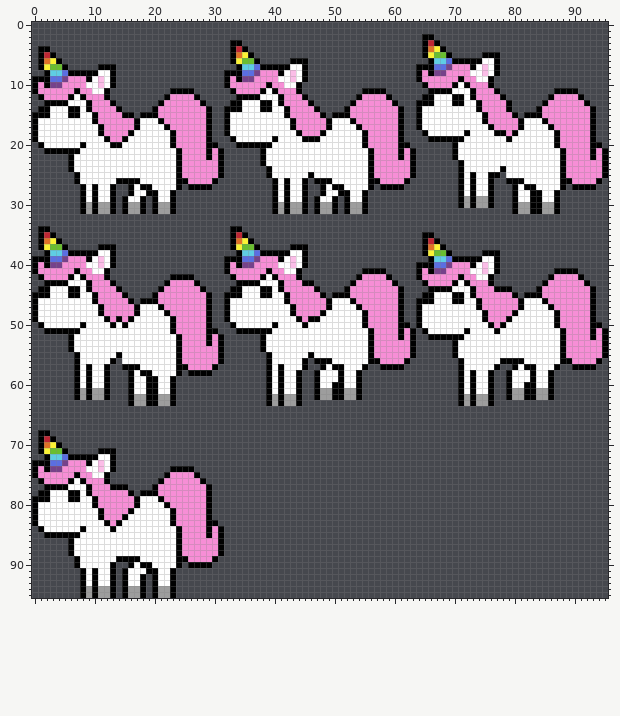
Two states of a sprite sheet, Assets/Sprites/Player/Player Run.png. The picture above is the old version.
The file is 96x96 pixels.
The same view after the edit:
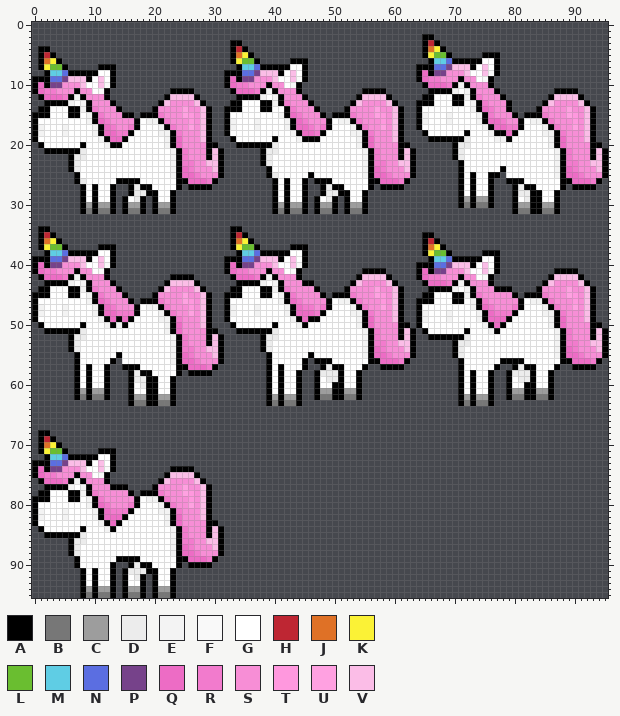
Palette (. is transparent): A #000000  B #777777  C #9d9d9d  D #ececec  E #f3f3f3  F #f9f9f9  G #ffffff  H #be2633  J #df7126  K #fbf236  L #6abe30  M #5fcde4  N #5b6ee1  P #76428a  Q #ed6cc5  R #f27bcd  S #f78ed6  T #ff98de  U #ffa1e1  V #fbbde7
Edits made:
Changed rows in their new state; - is an unchanged pixel.
first column x 1:
 7 ---------------------------------------------------------------------VVV----------------------
 8 -------------------------------------VVV------------------------Q------V---F------------------
 9 -----VVV------------------------Q------V---F--------------------QRR-------F-------------------
10 Q------V---F--------------------QRR-------F----------------------QQQR-E-----------------------
11 QRR-------F----------------------QQQR-E------------------------------E-E----------------------
12 -QQQR-E---------------VVVV-----------E-E--------------VVVV-------------E-R------------VVVV----
13 -----E-E-------------V----V------------E-R-----------V----V-------------E-R----------V----V---
14 -------E-R--------------U--V--------------R-------------U--V------------E-QR------------U--V--
15 --------E-R---------R---UT-V------------E-QR--------R---UT-V----E---E----E-R--------R---UT-V--
16 --------E-QR------EE-R---T-V----E---E----E-QR-----EE-R---T-V----E---E----E-QQR----EE-R---T-V--
17 E---E----E-QR--R----E-R--U-V----E---E----E-QQR-R----E-R--U-V--------------E-QQRR----E-R--U-V--
18 E---E----E-QQRR-----EE-R---V--------------E-QQR-----EE-R---V---------------E--Q-----EE-R---V--
19 ----------E-QQ-------E-Q---V---------------E---------E-Q---V-----------D----EE-------E-Q---V--
20 -----------E---------E-Q---------------D-------------E-Q--------------DD-------------E-Q------
21 -------D--------------E-R----V--------DD--------------E-R----V--------D---------------E-R----V
22 ------DD--------------E-R----V--------D---------------E-R----V--------D---------------E-R----V
23 ------D---------------E-RR--VV--------D---------------E-RR--VV------------------------E-RR--VV
24 ------D---------------E-QR---V------------------------E-QR---V------------------------E-QR---V
25 ----------------------E-QQR------------D--------------E-QQR---------------------------E-QQR---
26 -------D-----------------QQQR----------------------------QQQR----------------------------QQQR-
27 ----------------D-------------------------------D-------------------------------D-------------
28 ----------------DD------------------------------DD------------------------------DD------------
29 ----------------D-------------------------------D--------------------------------D------------
30 -----------------------------------------------------------------------B-BB-------------------
31 --------B-BB---BB---BB------------------B-BB---BB---BB--------------------------BB--BB--------
first column x 1:
39 -----VVV-----------------------------VVV------------------------------------------------------
40 Q------V---F--------------------Q------V---F-------------------------VVV----------------------
41 QRR-------F---------------------QRR-------F---------------------Q------V---F------------------
42 -QQQR-E--------------------------QQQR-E---------------VVVV------QRR-------F-----------VVVV----
43 -----E-E--------------VVVV-----------E-E-------------V----V------QQQR-E--------------V----V---
44 -------E-R-----------V----V------------E-R--------------U--V---------E-E----------------U--V--
45 --------E-R-------------U--V------------E-R---------R---UT-V-----------E-R----------R---UT-V--
46 --------E-QR--------R---UT-V------------E-QR------EE-R---T-V------------E-R-------EE-R---T-V--
47 E---E----E-QR-----EE-R---T-V----E---E----E-QRR-R----E-R--U-V------------E-QR---R----E-R--U-V--
48 E---E----E-QQRRR----E-R--U-V----E---E----E-QQQR-----EE-R---V----E---E----E-QRRR-----EE-R---V--
49 ----------E-Q-Q-----EE-R---V--------------E-Q--------E-Q---V----E---E----E-QQQ-------E-Q---V--
50 -----------E-E-------E-Q---V---------------E---------E-Q------------------E-Q--------E-Q------
51 -------D-------------E-Q---------------D--------------E-R----V-------------E----------E-R----V
52 ------DD--------------E-R----V--------DD--------------E-R----V---------D--------------E-R----V
53 ------D---------------E-R----V--------D---------------E-RR--VV--------DD--------------E-RR--VV
54 ------D---------------E-RR--VV--------D---------------E-QR---V--------D---------------E-QR---V
55 ----------------------E-QR---V------------------------E-QQR-----------D---------------E-QQR---
56 ----------------------E-QQR------------------------------QQQR----------------------------QQQR-
57 -------------------------QQQR-------------------D-------------------------------D-------------
58 ----------------D------------------------------DDD-----------------------------DDD------------
59 ----------------DD------------------------------DD------------------------------DD------------
60 -----------------D----------------------------------------------------------------------------
62 -------B-BB------------------------------------BB--BB--------------------------BB--BB---------
63 ----------------BB--BB-----------------B-BB----------------------------B-BB-------------------
first column x 1:
73 -----VVV----------------------
74 Q------V---F------------------
75 QRR-------F-----------VVVV----
76 -QQQR-E--------------V----V---
77 -----E-E----------------U--V--
78 -------E-R----------R---UT-V--
79 --------E-R-------EE-R---T-V--
80 --------E-QR---R----E-R--U-V--
81 E---E----E-QRRR-----EE-R---V--
82 E---E----E-QQQ-------E-Q---V--
83 ----------E-Q--------E-Q------
84 -----------E----------E-R----V
85 -------D--------------E-R----V
86 ------DD--------------E-RR--VV
87 ------D---------------E-QR---V
88 ------D---------------E-QQR---
89 -------------------------QQQR-
90 ----------------D-------------
91 ---------------DDD------------
92 ----------------D-------------
95 --------B-BB---BB---BB--------
Where, in picture pixels (left, top, right, bottom), the same in both pictures:
changed: (230, 64, 602, 184)
changed: (38, 76, 218, 214)
changed: (320, 184, 362, 214)
changed: (518, 184, 554, 214)
changed: (464, 202, 488, 208)
changed: (278, 208, 302, 214)
changed: (38, 256, 602, 406)
changed: (38, 460, 218, 598)
